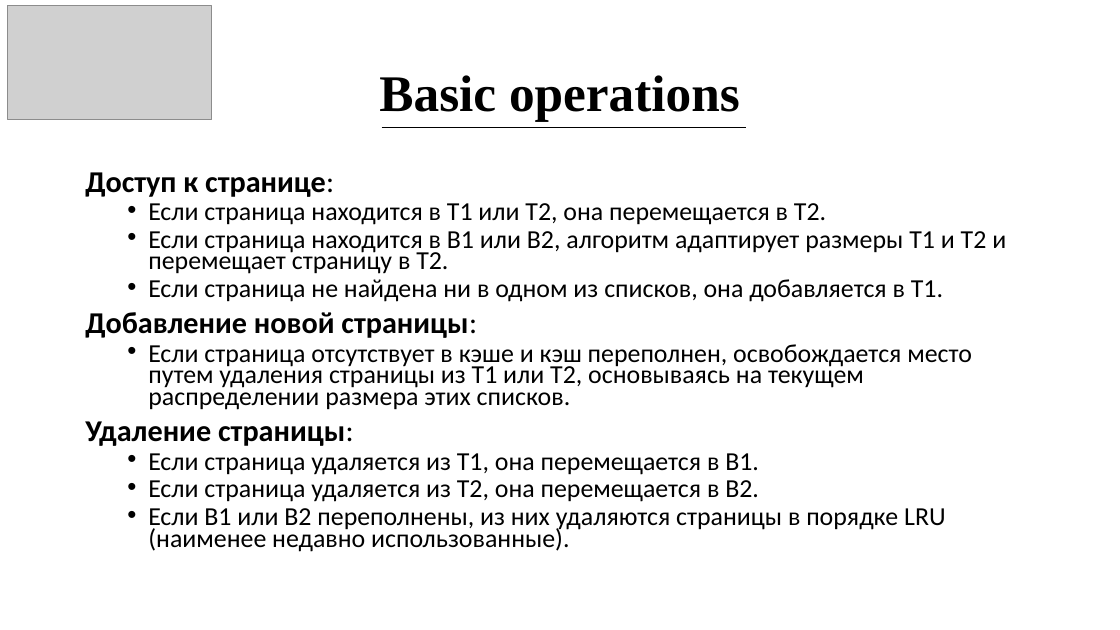
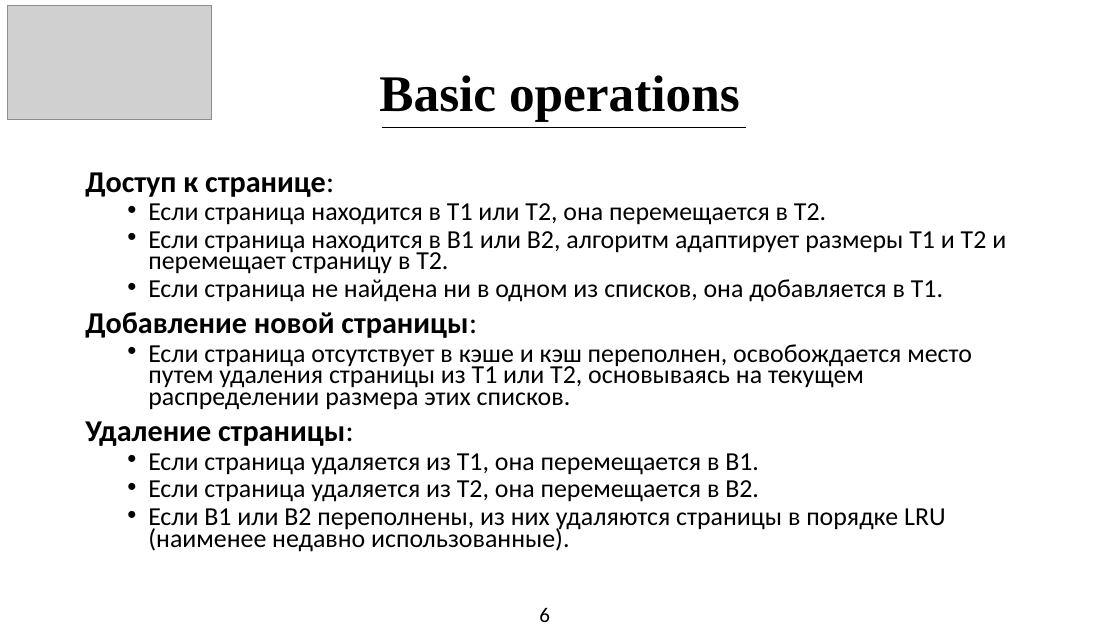
Before and after one commit to Asterialka/Arc-Cash-General, a slide deck: slide 7 of Adaptive Replacement Cache Algorithm.pptx. Drawn at 1120x630 pixels with LibreOffice and Linux fonts; fonts in the diff are those of the drawing; grey boxes stand for pictures. Boxes give left, top, right and bottom in pixels: in the first picture for what was removed or moved away, otherwise in the second. Text is boxed around its words. In the diff, an @@ line names an element or a change of style, - is before the commit and + after.

```diff
--- a/Adaptive Replacement Cache Algorithm.pptx
+++ b/Adaptive Replacement Cache Algorithm.pptx
@@ text added at [539, 607, 550, 622], 18 pt, text #000000 @@
+6
```
Also in this commit, not shown: 6 other slides changed, 4 slides added, 1 slide removed.
